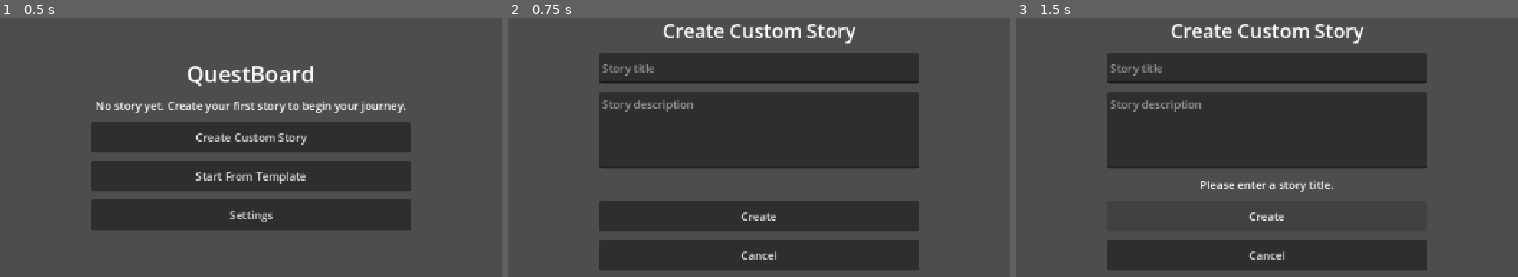
Above: before the commit, frames 1-3 (left to right).
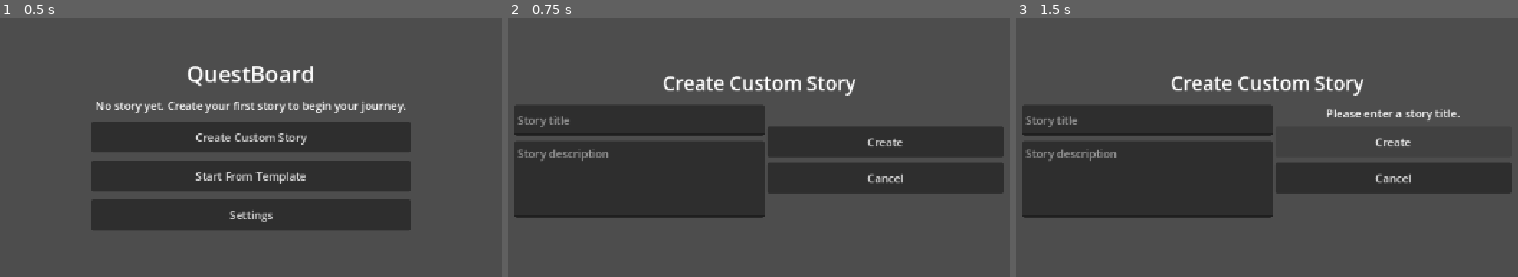
Above: after the commit, the same moments.

Repository: Farhad7d7/QuestBoard
Game: Godot game, scene res://scenes/Main.tscn
The game is run twice, just before and just after one commit, with the same random seed, the same clock (stepped at 60 frames per second) and the same inputs.
Inputs:
- Up to frame 1 (0.5 s): no input
- Up to frame 2 (0.75 s): click "Create Custom Story" at 0.5 s
- Up to frame 3 (1.5 s): click "Create" at 1.25 s

Frame 1 is identical in both runs. In frame 2, 46% of the frame differs, in the area x 1-99%, y 2-98%; in frame 3, 39%.

Commit message:
Update non-home screens to two column layout

Diff:
--- a/scenes/Main.tscn
+++ b/scenes/Main.tscn
@@ -69,27 +69,38 @@
 text = "Create Custom Story"
 horizontal_alignment = 1
 
-[node name="StoryTitleInput" type="LineEdit" parent="ScreenContainer/ContentBox/CustomStoryScreen" unique_id=450182988]
+[node name="CustomStoryColumns" type="HBoxContainer" parent="ScreenContainer/ContentBox/CustomStoryScreen"]
+layout_mode = 2
+
+[node name="StoryFieldsColumn" type="VBoxContainer" parent="ScreenContainer/ContentBox/CustomStoryScreen/CustomStoryColumns"]
+layout_mode = 2
+theme_override_constants/separation = 8
+
+[node name="StoryTitleInput" type="LineEdit" parent="ScreenContainer/ContentBox/CustomStoryScreen/CustomStoryColumns/StoryFieldsColumn" unique_id=450182988]
 custom_minimum_size = Vector2(360, 44)
 layout_mode = 2
 placeholder_text = "Story title"
 
-[node name="StoryDescriptionInput" type="TextEdit" parent="ScreenContainer/ContentBox/CustomStoryScreen" unique_id=700507115]
+[node name="StoryDescriptionInput" type="TextEdit" parent="ScreenContainer/ContentBox/CustomStoryScreen/CustomStoryColumns/StoryFieldsColumn" unique_id=700507115]
 custom_minimum_size = Vector2(360, 110)
 layout_mode = 2
 placeholder_text = "Story description"
 
-[node name="FormMessageLabel" type="Label" parent="ScreenContainer/ContentBox/CustomStoryScreen" unique_id=1284219952]
-layout_mode = 2
-horizontal_alignment = 1
-autowrap_mode = 3
-
-[node name="CreateStoryButton" type="Button" parent="ScreenContainer/ContentBox/CustomStoryScreen" unique_id=830514228]
+[node name="StoryActionsColumn" type="VBoxContainer" parent="ScreenContainer/ContentBox/CustomStoryScreen/CustomStoryColumns"]
+layout_mode = 2
+theme_override_constants/separation = 8
+
+[node name="FormMessageLabel" type="Label" parent="ScreenContainer/ContentBox/CustomStoryScreen/CustomStoryColumns/StoryActionsColumn" unique_id=1284219952]
+layout_mode = 2
+horizontal_alignment = 1
+autowrap_mode = 3
+
+[node name="CreateStoryButton" type="Button" parent="ScreenContainer/ContentBox/CustomStoryScreen/CustomStoryColumns/StoryActionsColumn" unique_id=830514228]
 custom_minimum_size = Vector2(340, 44)
 layout_mode = 2
 text = "Create"
 
-[node name="CancelCustomStoryButton" type="Button" parent="ScreenContainer/ContentBox/CustomStoryScreen" unique_id=1079997054]
+[node name="CancelCustomStoryButton" type="Button" parent="ScreenContainer/ContentBox/CustomStoryScreen/CustomStoryColumns/StoryActionsColumn" unique_id=1079997054]
 custom_minimum_size = Vector2(340, 44)
 layout_mode = 2
 text = "Cancel"
@@ -106,17 +117,24 @@
 text = "Choose a Story Template"
 horizontal_alignment = 1
 
-[node name="TemplateScrollContainer" type="ScrollContainer" parent="ScreenContainer/ContentBox/TemplateScreen" unique_id=119109671]
+[node name="TemplateColumns" type="HBoxContainer" parent="ScreenContainer/ContentBox/TemplateScreen"]
+layout_mode = 2
+
+[node name="TemplateScrollContainer" type="ScrollContainer" parent="ScreenContainer/ContentBox/TemplateScreen/TemplateColumns" unique_id=119109671]
 custom_minimum_size = Vector2(420, 220)
 layout_mode = 2
 horizontal_scroll_mode = 0
 
-[node name="TemplateButtonsContainer" type="VBoxContainer" parent="ScreenContainer/ContentBox/TemplateScreen/TemplateScrollContainer" unique_id=1277373179]
+[node name="TemplateButtonsContainer" type="VBoxContainer" parent="ScreenContainer/ContentBox/TemplateScreen/TemplateColumns/TemplateScrollContainer" unique_id=1277373179]
 layout_mode = 2
 size_flags_horizontal = 3
 theme_override_constants/separation = 8
 
-[node name="CancelTemplateButton" type="Button" parent="ScreenContainer/ContentBox/TemplateScreen" unique_id=1917238332]
+[node name="TemplateActionsColumn" type="VBoxContainer" parent="ScreenContainer/ContentBox/TemplateScreen/TemplateColumns"]
+layout_mode = 2
+theme_override_constants/separation = 8
+
+[node name="CancelTemplateButton" type="Button" parent="ScreenContainer/ContentBox/TemplateScreen/TemplateColumns/TemplateActionsColumn" unique_id=1917238332]
 custom_minimum_size = Vector2(340, 44)
 layout_mode = 2
 text = "Cancel"
@@ -138,70 +156,81 @@
 horizontal_alignment = 1
 autowrap_mode = 3
 
-[node name="CurrentPathsTitleLabel" type="Label" parent="ScreenContainer/ContentBox/DashboardScreen" unique_id=473422387]
+[node name="DashboardColumns" type="HBoxContainer" parent="ScreenContainer/ContentBox/DashboardScreen"]
+layout_mode = 2
+
+[node name="DashboardPathsColumn" type="VBoxContainer" parent="ScreenContainer/ContentBox/DashboardScreen/DashboardColumns"]
+layout_mode = 2
+theme_override_constants/separation = 8
+
+[node name="CurrentPathsTitleLabel" type="Label" parent="ScreenContainer/ContentBox/DashboardScreen/DashboardColumns/DashboardPathsColumn" unique_id=473422387]
 layout_mode = 2
 theme_override_font_sizes/font_size = 20
 text = "Current paths"
 horizontal_alignment = 1
 
-[node name="CurrentPathsScrollContainer" type="ScrollContainer" parent="ScreenContainer/ContentBox/DashboardScreen" unique_id=1018725660]
+[node name="CurrentPathsScrollContainer" type="ScrollContainer" parent="ScreenContainer/ContentBox/DashboardScreen/DashboardColumns/DashboardPathsColumn" unique_id=1018725660]
 custom_minimum_size = Vector2(420, 120)
 layout_mode = 2
 horizontal_scroll_mode = 0
 
-[node name="CurrentPathsList" type="VBoxContainer" parent="ScreenContainer/ContentBox/DashboardScreen/CurrentPathsScrollContainer" unique_id=677242149]
+[node name="CurrentPathsList" type="VBoxContainer" parent="ScreenContainer/ContentBox/DashboardScreen/DashboardColumns/DashboardPathsColumn/CurrentPathsScrollContainer" unique_id=677242149]
 layout_mode = 2
 size_flags_horizontal = 3
 theme_override_constants/separation = 6
 
-[node name="NoPathsLabel" type="Label" parent="ScreenContainer/ContentBox/DashboardScreen/CurrentPathsScrollContainer/CurrentPathsList" unique_id=1782315335]
+[node name="NoPathsLabel" type="Label" parent="ScreenContainer/ContentBox/DashboardScreen/DashboardColumns/DashboardPathsColumn/CurrentPathsScrollContainer/CurrentPathsList" unique_id=1782315335]
 layout_mode = 2
 text = "No paths yet. Add your first path to shape this story."
 horizontal_alignment = 1
 autowrap_mode = 3
 
-[node name="SuggestedPathsTitleLabel" type="Label" parent="ScreenContainer/ContentBox/DashboardScreen" unique_id=1869718801]
+[node name="SuggestedPathsTitleLabel" type="Label" parent="ScreenContainer/ContentBox/DashboardScreen/DashboardColumns/DashboardPathsColumn" unique_id=1869718801]
 layout_mode = 2
 theme_override_font_sizes/font_size = 20
 text = "Suggested paths"
 horizontal_alignment = 1
 
-[node name="SuggestedPathsScrollContainer" type="ScrollContainer" parent="ScreenContainer/ContentBox/DashboardScreen" unique_id=1490353178]
+[node name="SuggestedPathsScrollContainer" type="ScrollContainer" parent="ScreenContainer/ContentBox/DashboardScreen/DashboardColumns/DashboardPathsColumn" unique_id=1490353178]
 custom_minimum_size = Vector2(420, 120)
 layout_mode = 2
 horizontal_scroll_mode = 0
 
-[node name="SuggestedPathsList" type="VBoxContainer" parent="ScreenContainer/ContentBox/DashboardScreen/SuggestedPathsScrollContainer" unique_id=736202526]
+[node name="SuggestedPathsList" type="VBoxContainer" parent="ScreenContainer/ContentBox/DashboardScreen/DashboardColumns/DashboardPathsColumn/SuggestedPathsScrollContainer" unique_id=736202526]
 layout_mode = 2
 size_flags_horizontal = 3
 theme_override_constants/separation = 6
 
-[node name="SprintsTitleLabel" type="Label" parent="ScreenContainer/ContentBox/DashboardScreen" unique_id=1649486228]
+[node name="DashboardSprintsColumn" type="VBoxContainer" parent="ScreenContainer/ContentBox/DashboardScreen/DashboardColumns"]
+layout_mode = 2
+theme_override_constants/separation = 8
+
+[node name="SprintsTitleLabel" type="Label" parent="ScreenContainer/ContentBox/DashboardScreen/DashboardColumns/DashboardSprintsColumn" unique_id=1649486228]
 layout_mode = 2
 theme_override_font_sizes/font_size = 20
 text = "Sprints"
 horizontal_alignment = 1
 
-[node name="SprintsList" type="VBoxContainer" parent="ScreenContainer/ContentBox/DashboardScreen" unique_id=718204921]
+[node name="SprintsList" type="VBoxContainer" parent="ScreenContainer/ContentBox/DashboardScreen/DashboardColumns/DashboardSprintsColumn" unique_id=718204921]
 layout_mode = 2
 theme_override_constants/separation = 6
 
-[node name="AddSprintHintLabel" type="Label" parent="ScreenContainer/ContentBox/DashboardScreen" unique_id=1810212232]
-layout_mode = 2
-horizontal_alignment = 1
-autowrap_mode = 3
-
-[node name="AddPathButton" type="Button" parent="ScreenContainer/ContentBox/DashboardScreen" unique_id=601893339]
+[node name="AddSprintHintLabel" type="Label" parent="ScreenContainer/ContentBox/DashboardScreen/DashboardColumns/DashboardSprintsColumn" unique_id=1810212232]
+layout_mode = 2
+horizontal_alignment = 1
+autowrap_mode = 3
+
+[node name="AddPathButton" type="Button" parent="ScreenContainer/ContentBox/DashboardScreen/DashboardColumns/DashboardSprintsColumn" unique_id=601893339]
 custom_minimum_size = Vector2(340, 44)
 layout_mode = 2
 text = "Add Path"
 
-[node name="AddSprintButton" type="Button" parent="ScreenContainer/ContentBox/DashboardScreen" unique_id=1430619700]
+[node name="AddSprintButton" type="Button" parent="ScreenContainer/ContentBox/DashboardScreen/DashboardColumns/DashboardSprintsColumn" unique_id=1430619700]
 custom_minimum_size = Vector2(340, 44)
 layout_mode = 2
 text = "Add Sprint"
 
-[node name="BackToHomeButton" type="Button" parent="ScreenContainer/ContentBox/DashboardScreen" unique_id=263879282]
+[node name="BackToHomeButton" type="Button" parent="ScreenContainer/ContentBox/DashboardScreen/DashboardColumns/DashboardSprintsColumn" unique_id=263879282]
 custom_minimum_size = Vector2(340, 44)
 layout_mode = 2
 text = "Back to Home"
@@ -218,7 +247,7 @@
 text = "Add Path"
 horizontal_alignment = 1
 
-[node name="PathContentColumns" type="HBoxContainer" parent="ScreenContainer/ContentBox/AddPathScreen"]
+[node name="PathContentColumns" type="HBoxContainer" parent="ScreenContainer/ContentBox/AddPathScreen" unique_id=1021902687]
 layout_mode = 2
 
 [node name="PathFormSuggestedScrollContainer" type="ScrollContainer" parent="ScreenContainer/ContentBox/AddPathScreen/PathContentColumns" unique_id=323849736]
@@ -231,7 +260,7 @@
 size_flags_horizontal = 3
 theme_override_constants/separation = 6
 
-[node name="CustomPathFormColumn" type="VBoxContainer" parent="ScreenContainer/ContentBox/AddPathScreen/PathContentColumns"]
+[node name="CustomPathFormColumn" type="VBoxContainer" parent="ScreenContainer/ContentBox/AddPathScreen/PathContentColumns" unique_id=1486857630]
 layout_mode = 2
 
 [node name="PathNameInput" type="LineEdit" parent="ScreenContainer/ContentBox/AddPathScreen/PathContentColumns/CustomPathFormColumn" unique_id=1462095252]
@@ -353,16 +382,27 @@
 text = "Settings"
 horizontal_alignment = 1
 
-[node name="LanguageLabel" type="Label" parent="ScreenContainer/ContentBox/SettingsScreen" unique_id=2036006880]
+[node name="SettingsColumns" type="HBoxContainer" parent="ScreenContainer/ContentBox/SettingsScreen"]
+layout_mode = 2
+
+[node name="SettingsLanguageColumn" type="VBoxContainer" parent="ScreenContainer/ContentBox/SettingsScreen/SettingsColumns"]
+layout_mode = 2
+theme_override_constants/separation = 8
+
+[node name="LanguageLabel" type="Label" parent="ScreenContainer/ContentBox/SettingsScreen/SettingsColumns/SettingsLanguageColumn" unique_id=2036006880]
 layout_mode = 2
 text = "App language"
 horizontal_alignment = 1
 
-[node name="LanguageSelector" type="OptionButton" parent="ScreenContainer/ContentBox/SettingsScreen" unique_id=864069177]
-custom_minimum_size = Vector2(340, 44)
-layout_mode = 2
-
-[node name="BackFromSettingsButton" type="Button" parent="ScreenContainer/ContentBox/SettingsScreen" unique_id=434216864]
+[node name="LanguageSelector" type="OptionButton" parent="ScreenContainer/ContentBox/SettingsScreen/SettingsColumns/SettingsLanguageColumn" unique_id=864069177]
+custom_minimum_size = Vector2(340, 44)
+layout_mode = 2
+
+[node name="SettingsActionsColumn" type="VBoxContainer" parent="ScreenContainer/ContentBox/SettingsScreen/SettingsColumns"]
+layout_mode = 2
+theme_override_constants/separation = 8
+
+[node name="BackFromSettingsButton" type="Button" parent="ScreenContainer/ContentBox/SettingsScreen/SettingsColumns/SettingsActionsColumn" unique_id=434216864]
 custom_minimum_size = Vector2(340, 44)
 layout_mode = 2
 text = "Back to Home"
--- a/scripts/main.gd
+++ b/scripts/main.gd
@@ -120,33 +120,33 @@
 
 @onready var custom_story_screen: VBoxContainer = $ScreenContainer/ContentBox/CustomStoryScreen
 @onready var form_title_label: Label = $ScreenContainer/ContentBox/CustomStoryScreen/FormTitleLabel
-@onready var story_title_input: LineEdit = $ScreenContainer/ContentBox/CustomStoryScreen/StoryTitleInput
-@onready var story_description_input: TextEdit = $ScreenContainer/ContentBox/CustomStoryScreen/StoryDescriptionInput
-@onready var form_message_label: Label = $ScreenContainer/ContentBox/CustomStoryScreen/FormMessageLabel
-@onready var create_story_button: Button = $ScreenContainer/ContentBox/CustomStoryScreen/CreateStoryButton
-@onready var cancel_custom_story_button: Button = $ScreenContainer/ContentBox/CustomStoryScreen/CancelCustomStoryButton
+@onready var story_title_input: LineEdit = $ScreenContainer/ContentBox/CustomStoryScreen/CustomStoryColumns/StoryFieldsColumn/StoryTitleInput
+@onready var story_description_input: TextEdit = $ScreenContainer/ContentBox/CustomStoryScreen/CustomStoryColumns/StoryFieldsColumn/StoryDescriptionInput
+@onready var form_message_label: Label = $ScreenContainer/ContentBox/CustomStoryScreen/CustomStoryColumns/StoryActionsColumn/FormMessageLabel
+@onready var create_story_button: Button = $ScreenContainer/ContentBox/CustomStoryScreen/CustomStoryColumns/StoryActionsColumn/CreateStoryButton
+@onready var cancel_custom_story_button: Button = $ScreenContainer/ContentBox/CustomStoryScreen/CustomStoryColumns/StoryActionsColumn/CancelCustomStoryButton
 
 @onready var template_screen: VBoxContainer = $ScreenContainer/ContentBox/TemplateScreen
 @onready var template_title_label: Label = $ScreenContainer/ContentBox/TemplateScreen/TemplateTitleLabel
-@onready var template_buttons_container: VBoxContainer = $ScreenContainer/ContentBox/TemplateScreen/TemplateScrollContainer/TemplateButtonsContainer
-@onready var cancel_template_button: Button = $ScreenContainer/ContentBox/TemplateScreen/CancelTemplateButton
+@onready var template_buttons_container: VBoxContainer = $ScreenContainer/ContentBox/TemplateScreen/TemplateColumns/TemplateScrollContainer/TemplateButtonsContainer
+@onready var cancel_template_button: Button = $ScreenContainer/ContentBox/TemplateScreen/TemplateColumns/TemplateActionsColumn/CancelTemplateButton
 
 @onready var dashboard_screen: VBoxContainer = $ScreenContainer/ContentBox/DashboardScreen
 @onready var story_title_label: Label = $ScreenContainer/ContentBox/DashboardScreen/StoryTitleLabel
 @onready var story_description_label: Label = $ScreenContainer/ContentBox/DashboardScreen/StoryDescriptionLabel
-@onready var current_paths_title_label: Label = $ScreenContainer/ContentBox/DashboardScreen/CurrentPathsTitleLabel
-@onready var current_paths_scroll_container: ScrollContainer = $ScreenContainer/ContentBox/DashboardScreen/CurrentPathsScrollContainer
-@onready var current_paths_list: VBoxContainer = $ScreenContainer/ContentBox/DashboardScreen/CurrentPathsScrollContainer/CurrentPathsList
-@onready var no_paths_label: Label = $ScreenContainer/ContentBox/DashboardScreen/CurrentPathsScrollContainer/CurrentPathsList/NoPathsLabel
-@onready var suggested_paths_title_label: Label = $ScreenContainer/ContentBox/DashboardScreen/SuggestedPathsTitleLabel
-@onready var suggested_paths_scroll_container: ScrollContainer = $ScreenContainer/ContentBox/DashboardScreen/SuggestedPathsScrollContainer
-@onready var suggested_paths_list: VBoxContainer = $ScreenContainer/ContentBox/DashboardScreen/SuggestedPathsScrollContainer/SuggestedPathsList
-@onready var sprints_title_label: Label = $ScreenContainer/ContentBox/DashboardScreen/SprintsTitleLabel
-@onready var sprints_list: VBoxContainer = $ScreenContainer/ContentBox/DashboardScreen/SprintsList
-@onready var add_sprint_hint_label: Label = $ScreenContainer/ContentBox/DashboardScreen/AddSprintHintLabel
-@onready var add_path_button: Button = $ScreenContainer/ContentBox/DashboardScreen/AddPathButton
-@onready var add_sprint_button: Button = $ScreenContainer/ContentBox/DashboardScreen/AddSprintButton
-@onready var back_to_home_button: Button = $ScreenContainer/ContentBox/DashboardScreen/BackToHomeButton
+@onready var current_paths_title_label: Label = $ScreenContainer/ContentBox/DashboardScreen/DashboardColumns/DashboardPathsColumn/CurrentPathsTitleLabel
+@onready var current_paths_scroll_container: ScrollContainer = $ScreenContainer/ContentBox/DashboardScreen/DashboardColumns/DashboardPathsColumn/CurrentPathsScrollContainer
+@onready var current_paths_list: VBoxContainer = $ScreenContainer/ContentBox/DashboardScreen/DashboardColumns/DashboardPathsColumn/CurrentPathsScrollContainer/CurrentPathsList
+@onready var no_paths_label: Label = $ScreenContainer/ContentBox/DashboardScreen/DashboardColumns/DashboardPathsColumn/CurrentPathsScrollContainer/CurrentPathsList/NoPathsLabel
+@onready var suggested_paths_title_label: Label = $ScreenContainer/ContentBox/DashboardScreen/DashboardColumns/DashboardPathsColumn/SuggestedPathsTitleLabel
+@onready var suggested_paths_scroll_container: ScrollContainer = $ScreenContainer/ContentBox/DashboardScreen/DashboardColumns/DashboardPathsColumn/SuggestedPathsScrollContainer
+@onready var suggested_paths_list: VBoxContainer = $ScreenContainer/ContentBox/DashboardScreen/DashboardColumns/DashboardPathsColumn/SuggestedPathsScrollContainer/SuggestedPathsList
+@onready var sprints_title_label: Label = $ScreenContainer/ContentBox/DashboardScreen/DashboardColumns/DashboardSprintsColumn/SprintsTitleLabel
+@onready var sprints_list: VBoxContainer = $ScreenContainer/ContentBox/DashboardScreen/DashboardColumns/DashboardSprintsColumn/SprintsList
+@onready var add_sprint_hint_label: Label = $ScreenContainer/ContentBox/DashboardScreen/DashboardColumns/DashboardSprintsColumn/AddSprintHintLabel
+@onready var add_path_button: Button = $ScreenContainer/ContentBox/DashboardScreen/DashboardColumns/DashboardSprintsColumn/AddPathButton
+@onready var add_sprint_button: Button = $ScreenContainer/ContentBox/DashboardScreen/DashboardColumns/DashboardSprintsColumn/AddSprintButton
+@onready var back_to_home_button: Button = $ScreenContainer/ContentBox/DashboardScreen/DashboardColumns/DashboardSprintsColumn/BackToHomeButton
 
 @onready var add_path_screen: VBoxContainer = $ScreenContainer/ContentBox/AddPathScreen
 @onready var add_path_title_label: Label = $ScreenContainer/ContentBox/AddPathScreen/AddPathTitleLabel
@@ -174,9 +174,9 @@
 
 @onready var settings_screen: VBoxContainer = $ScreenContainer/ContentBox/SettingsScreen
 @onready var settings_title_label: Label = $ScreenContainer/ContentBox/SettingsScreen/SettingsTitleLabel
-@onready var language_label: Label = $ScreenContainer/ContentBox/SettingsScreen/LanguageLabel
-@onready var language_selector: OptionButton = $ScreenContainer/ContentBox/SettingsScreen/LanguageSelector
-@onready var back_from_settings_button: Button = $ScreenContainer/ContentBox/SettingsScreen/BackFromSettingsButton
+@onready var language_label: Label = $ScreenContainer/ContentBox/SettingsScreen/SettingsColumns/SettingsLanguageColumn/LanguageLabel
+@onready var language_selector: OptionButton = $ScreenContainer/ContentBox/SettingsScreen/SettingsColumns/SettingsLanguageColumn/LanguageSelector
+@onready var back_from_settings_button: Button = $ScreenContainer/ContentBox/SettingsScreen/SettingsColumns/SettingsActionsColumn/BackFromSettingsButton
 
 
 func _ready() -> void:
